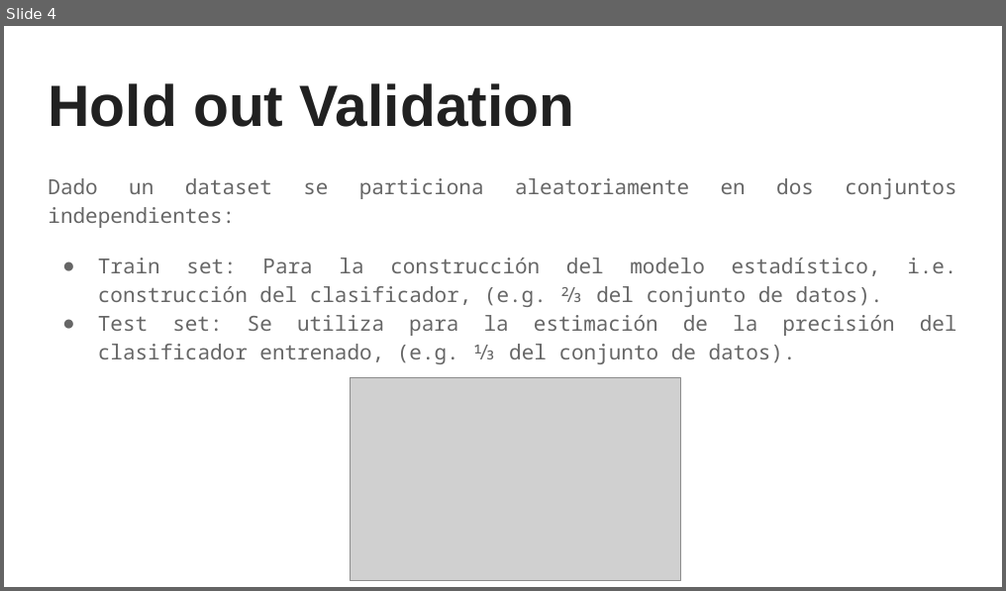
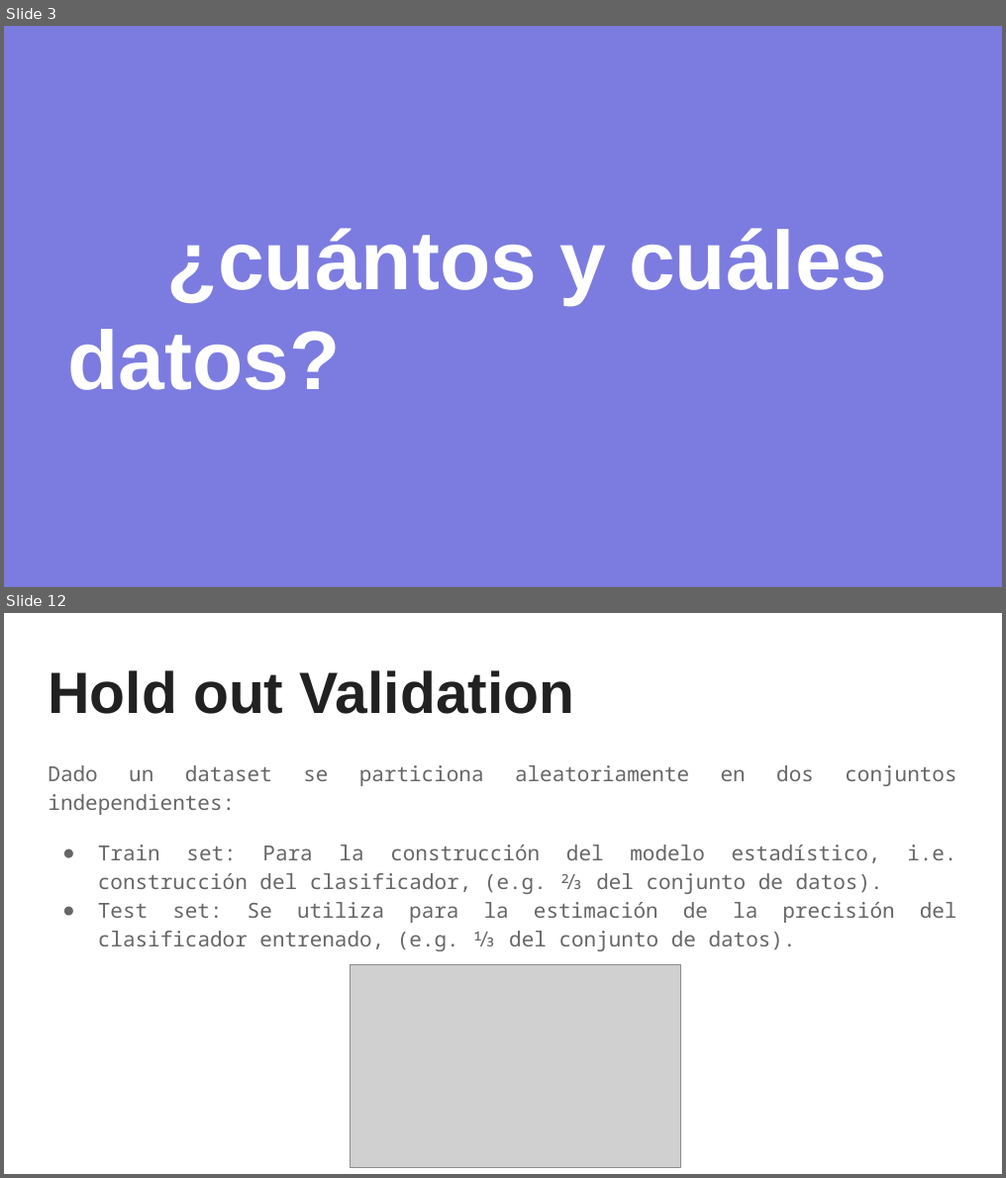
Before and after one commit to sainosmichelle/sainosmichelle.github.io, a slide deck: assets/files/Tema3/3. Técnicas de validación.pptx. Shown one above the other, each under a label of ours: slide 4 before the commit, slides 3 and 12 after it; the slides between them are not shown. The pictures are 1006x591 and 1006x1178 pixels, drawn with LibreOffice and Linux fonts; fonts in the diff are those of the drawing; grey boxes stand for pictures. Boxes give left, top, right and bottom in pixels: in the first picture for what was removed or moved away, otherwise in the second. Text is boxed around its words. In the diff, an @@ line names an element or a change of style, - is before the commit and + after.

```diff
--- a/assets/files/Tema3/3. Técnicas de validación.pptx
+++ b/assets/files/Tema3/3. Técnicas de validación.pptx
@@ slide 3 added at (4,26,1002,587), background #7C7CE0 @@
@@ title added at (67,228,887,390), 60 pt, text #FFFFFF, bold @@
+¿cuántos y cuáles datos?
@@ what was slide 4 is now slide 12 @@
```
Also in this commit, not shown: 3 slides changed, 10 other slides added, 9 other files.
